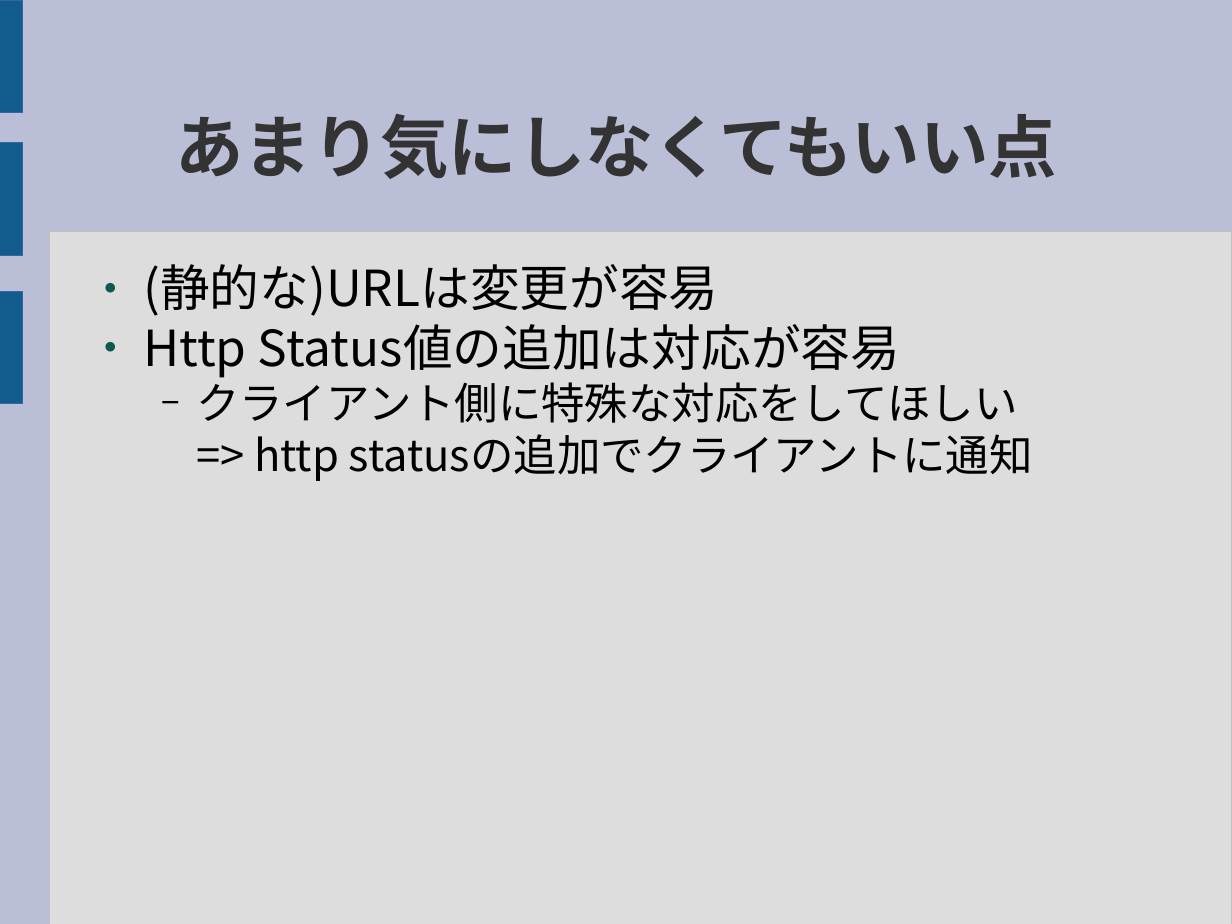
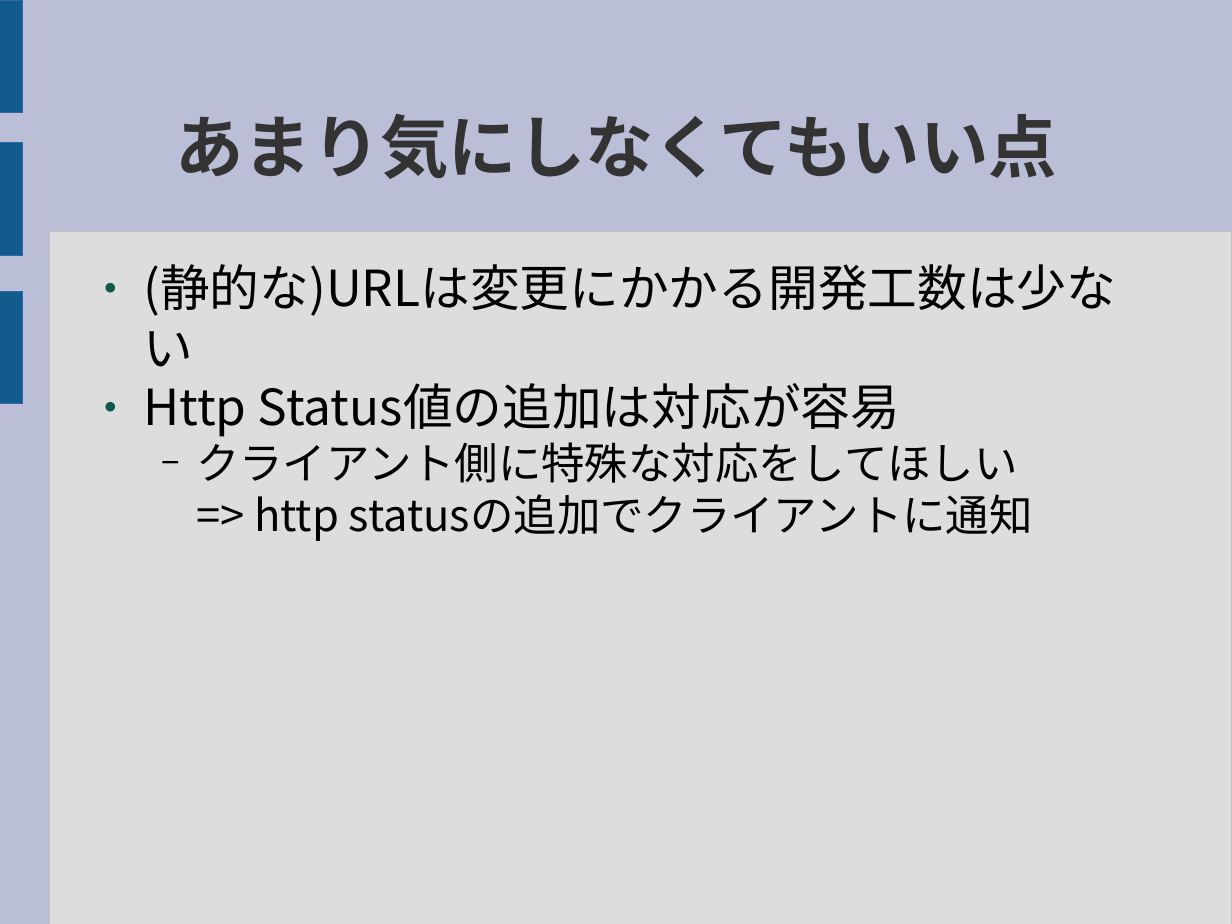
Before and after one commit to tamagohan/CloudNote_Server, a slide deck: slide 13 of doc/Cloud_Note.odp (slide 12 before the commit). Drawn at 1232x924 pixels with LibreOffice and Linux fonts; fonts in the diff are those of the drawing. Boxes give left, top, right and bottom in pixels: in the first picture for what was removed or moved away, otherwise in the second. Text is boxed around its words. In the diff, an @@ line names an element or a change of style, - is before the commit and + after.

```diff
--- a/doc/Cloud_Note.odp
+++ b/doc/Cloud_Note.odp
@@ text at <box>143,264,1116,316</box>: text changed @@
-● (静的な)URLは変更が容易
+● (静的な)URLは変更にかかる開発工数は少ない
```
Also in this commit, not shown: 2 other slides changed, 2 slides added.
